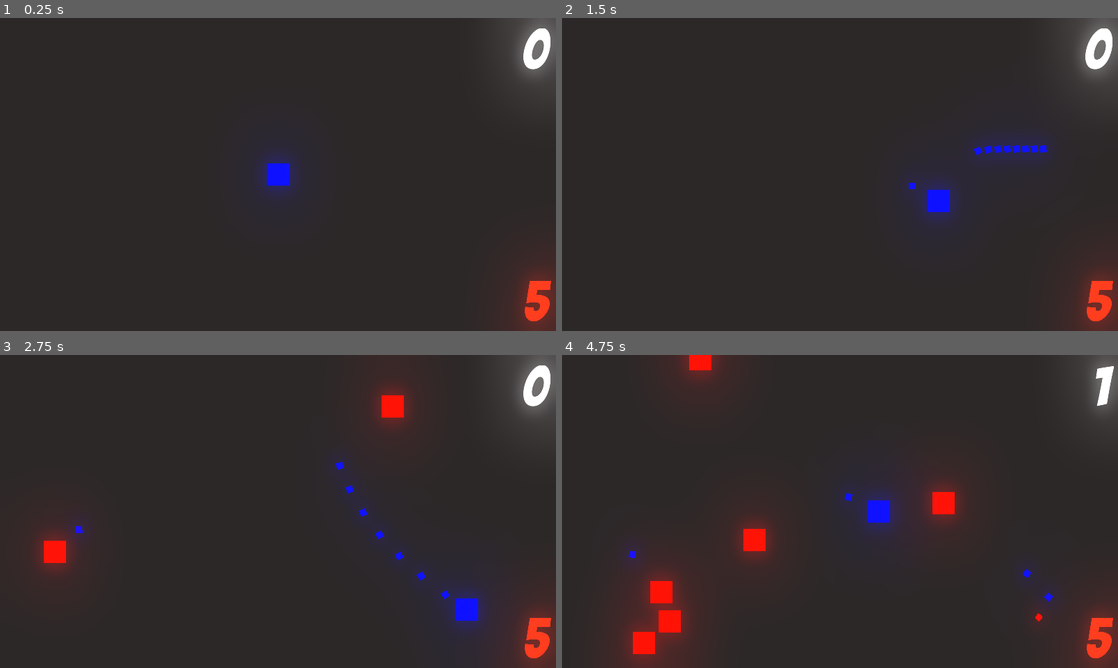
Above: before the commit, frames 1-4 (two rows, left to right).
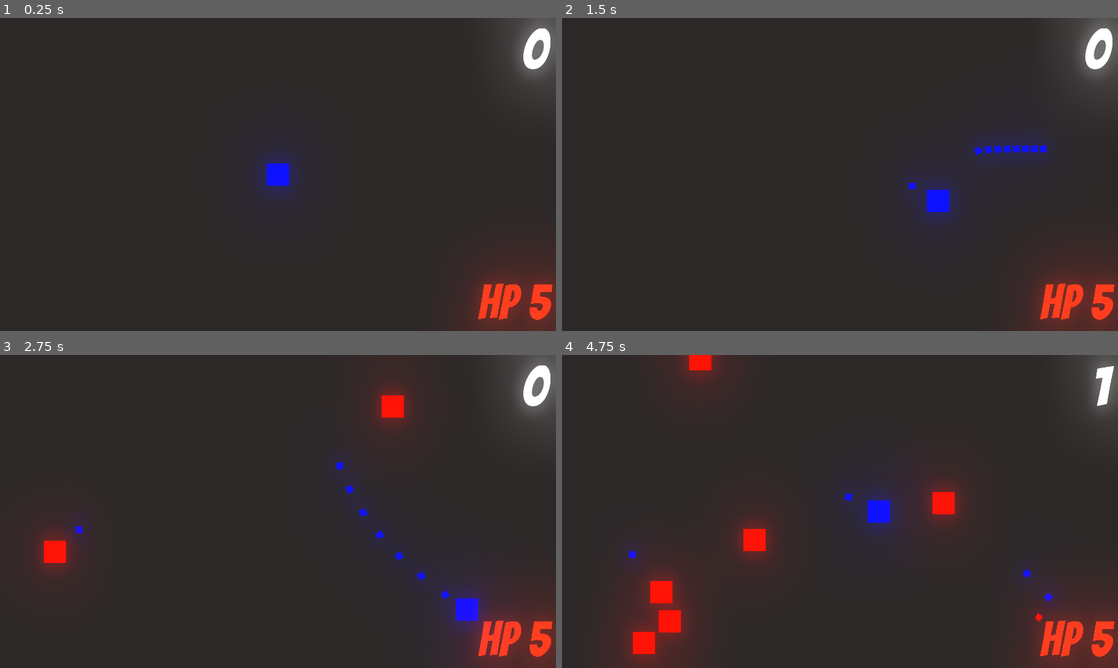
Above: after the commit, the same moments.

Repository: Daniel5772/Programmieren_Note
Game: Godot game, scene res://Level/Level 1.tscn
The game is run twice, just before and just after one commit, with the same random seed, the same clock (stepped at 60 frames per second) and the same inputs.
Inputs (mouse positions are in pixels of both pictures, inside the frame that each line leads up to):
- Up to frame 1 (0.25 s): no input
- Up to frame 2 (1.5 s): tap Enter at 0.5 s; move the mouse to (962, 158) at 0.52 s; press the mouse at (962, 158) at 0.53 s; hold D (move_right) 0.53-1.28 s; move the mouse to (728, 190) at 1.27 s; release the mouse at (728, 190) at 1.28 s; hold S (move_down) from 1.28 s (still down); click (728, 190) at 1.35 s
- Up to frame 3 (2.75 s): move the mouse to (333, 442) at 2.02 s; release S (move_down) at 2.03 s; press the mouse at (333, 442) at 2.03 s; hold D (move_right) from 2.03 s (still down)
- Up to frame 4 (4.75 s): move the mouse to (812, 574) at 2.77 s; release D (move_right) at 2.78 s; release the mouse at (812, 574) at 2.78 s; hold W (move_up) 2.78-3.53 s; click (812, 574) at 2.85 s; move the mouse to (1006, 558) at 3.52 s; press the mouse at (1006, 558) at 3.53 s; hold A (move_left) from 3.53 s (still down); move the mouse to (673, 464) at 4.27 s; release the mouse at (673, 464) at 4.28 s; click (673, 464) at 4.35 s

The runs differ from the first frame. In frame 1, 1.6% of the frame differs, in the area x 84-100%, y 82-100%; in frame 2, 1.6%; in frame 3, 1.6%; in frame 4, 1.5%.

Commit message:
small fixes

Diff:
--- a/Level/Level 1.tscn
+++ b/Level/Level 1.tscn
@@ -19,7 +19,7 @@
 font_data = ExtResource( 3 )
 
 [sub_resource type="DynamicFont" id=3]
-size = 128
+size = 111
 font_data = ExtResource( 3 )
 
 [node name="Level 1" type="Node2D"]
@@ -62,10 +62,10 @@
 [node name="hp" type="Label" parent="UI/Control"]
 modulate = Color( 0.933333, 0.188235, 0.0862745, 1 )
 show_behind_parent = true
-margin_left = -10.0
-margin_top = 290.0
-margin_right = 1270.0
-margin_bottom = 435.0
+margin_left = -7.88104
+margin_top = 291.059
+margin_right = 1272.12
+margin_bottom = 436.059
 rect_scale = Vector2( 0.5, 0.5 )
 custom_fonts/font = SubResource( 3 )
 text = "5"
@@ -75,4 +75,20 @@
 __meta__ = {
 "_edit_use_anchors_": false
 }
+
+[node name="hp2" type="Label" parent="UI/Control"]
+modulate = Color( 0.933333, 0.188235, 0.0862745, 1 )
+show_behind_parent = true
+margin_left = -45.0
+margin_top = 291.059
+margin_right = 1235.0
+margin_bottom = 436.059
+rect_scale = Vector2( 0.5, 0.5 )
+custom_fonts/font = SubResource( 3 )
+text = "hp"
+align = 2
+valign = 1
+__meta__ = {
+"_edit_use_anchors_": false
+}
 [connection signal="timeout" from="Enemy_spawn_timer" to="." method="_on_Enemy_spawn_timer_timeout"]
--- a/PLayer/enemy.tscn
+++ b/PLayer/enemy.tscn
@@ -8,6 +8,7 @@
 
 [node name="enemy" type="KinematicBody2D"]
 modulate = Color( 1, 0.0470588, 0, 1 )
+position = Vector2( 309.45, 160.611 )
 scale = Vector2( 0.1, 0.1 )
 script = ExtResource( 2 )
 
